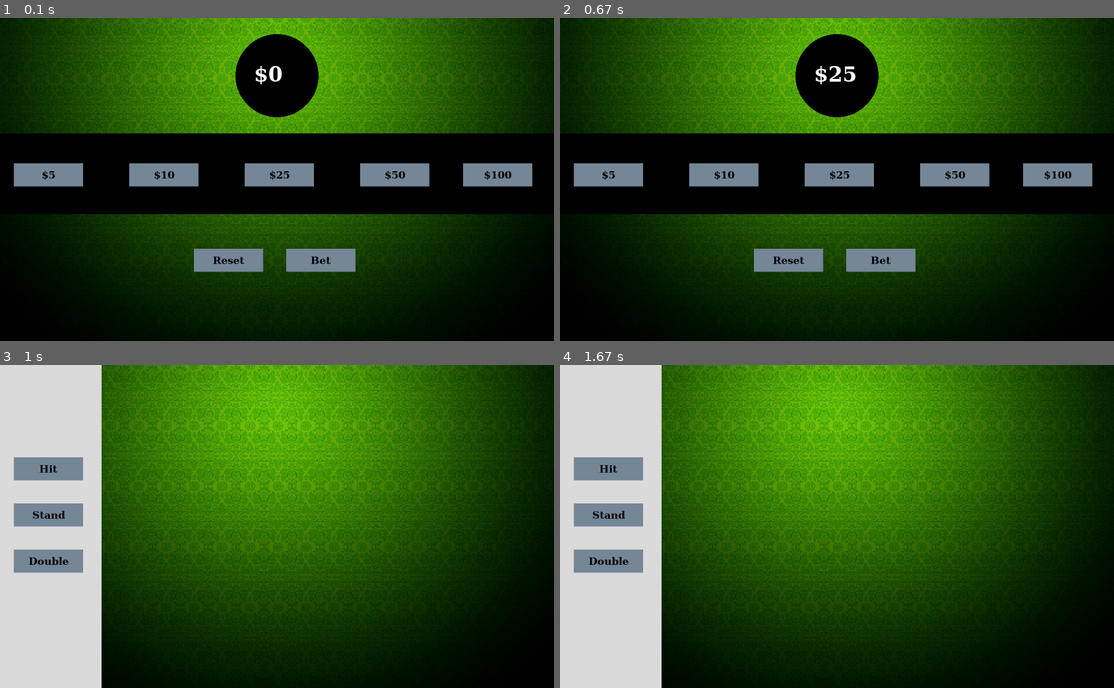
Above: before the commit, frames 1-4 (two rows, left to right).
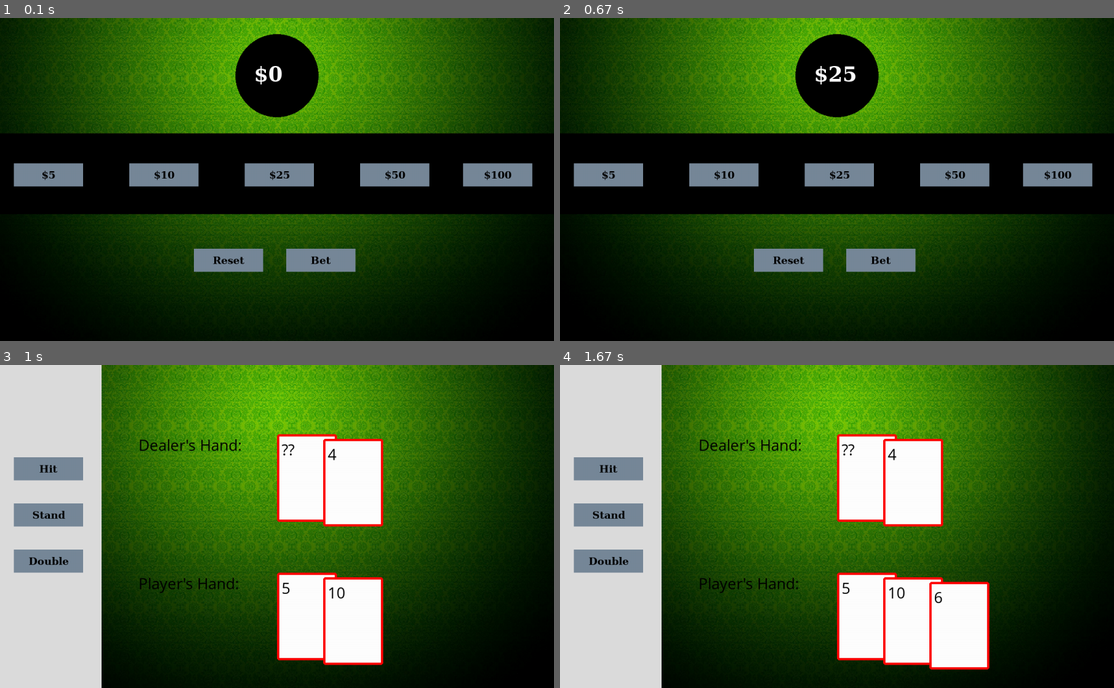
Above: after the commit, the same moments.

Repository: deograciasong/5001-Project
Game: pygame game, started from test_xinui.py
Two runs of this game, one before a commit and one after it. Both use one fixed random seed, a clock stepped at 60 frames per second and the inputs below.
Inputs (mouse positions are in pixels of both pictures, inside the frame that each line leads up to):
- Up to frame 1 (0.1 s): type "1 (at the terminal prompt)" at 0 s
- Up to frame 2 (0.67 s): click (837, 179) at 0.38 s
- Up to frame 3 (1 s): click (332, 597) at 0.72 s
- Up to frame 4 (1.67 s): click "Hit" at 1.05 s

Frames 1-2 are identical in both runs. In frame 3, 11% of the frame differs, in the area x 25-70%, y 21-93%; in frame 4, 13%, in the area x 25-78%, y 21-95%.

Commit message:
Update test_xinui.py

Diff:
--- a/test_xinui.py
+++ b/test_xinui.py
@@ -13,7 +13,7 @@
 gameDisplay = pygame.display.set_mode((display_width, display_height))
 
 
-def draw_cards(player, dealer, reveal):
+def visualize_cards(player, dealer, reveal):
     """
     Draws and displays the player's and dealer's cards on the game display.
     If reveal is True, both dealer's cards are shown. Otherwise, only one card is shown.
@@ -115,7 +115,7 @@
     return bet
 
 
-def player_action(player, shoe, bet):
+def player_action(player, shoe, bet, dealer):
     """
     performs all actions requested by the player
     determines which button is clicked by user then acts accordingly
@@ -167,6 +167,7 @@
         stand_button.draw()
         double_button.draw()
 
+        visualize_cards(player, dealer, reveal=False)  # Show only one dealer's card
         pygame.display.update()
     return bet
 
@@ -233,13 +234,14 @@
 
         # display both hands
         # draw_cards(player, dealer, reveal=True)  # Show both dealer's cards
-        draw_cards(player, dealer, reveal=False)  # Show only one dealer's card
+        # draw_cards(player, dealer, reveal=False)  # Show only one dealer's card
 
         # create a loop for player action
         # generate user input to determine action
         # display new player hand
         print(player)
-        bet = player_action(player, shoe, bet)
+        bet = player_action(player, shoe, bet, dealer)
+
         if player.get_value() > 21:
             losses += 1
             bank -= bet
